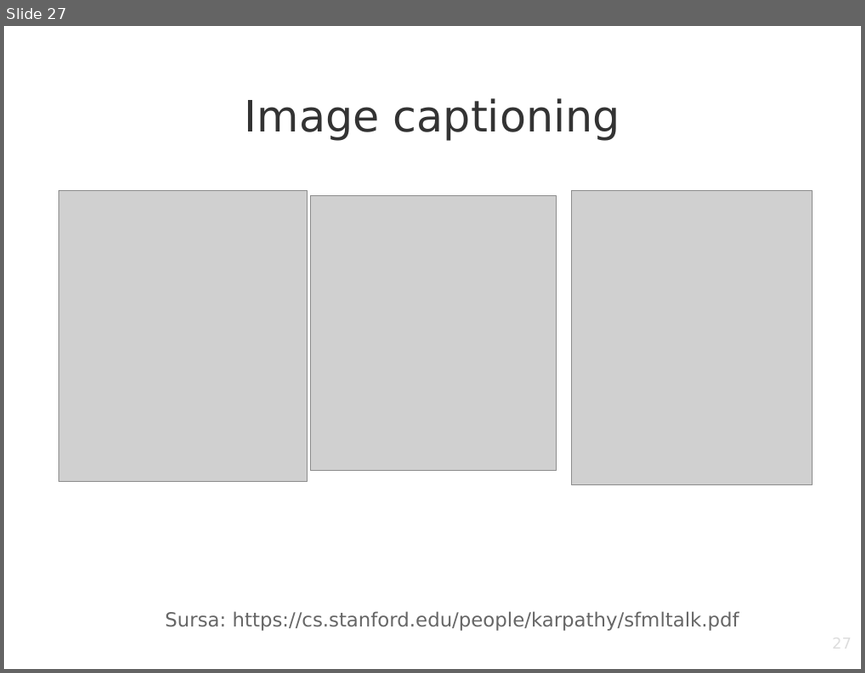
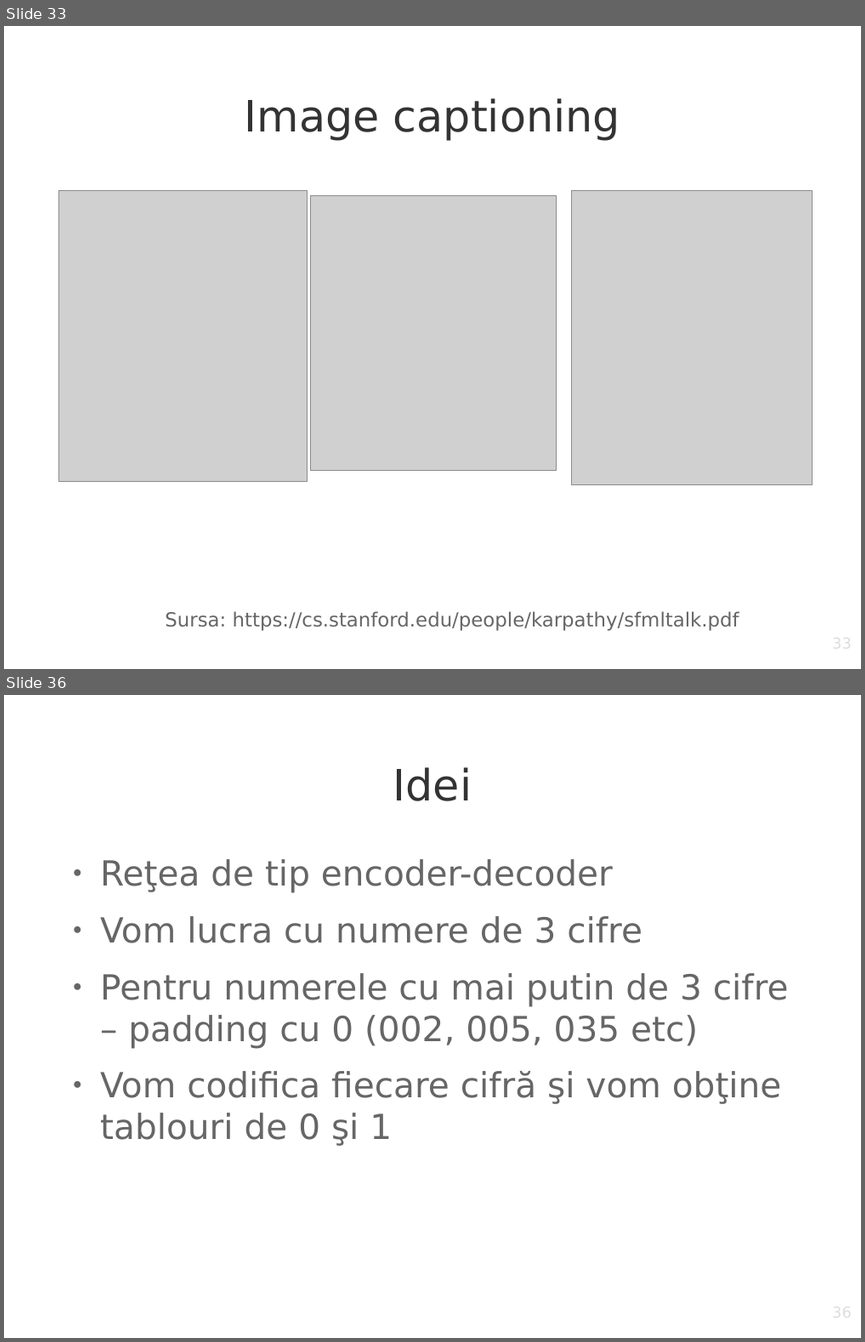
Before and after one commit to mdiannna/MicrolabTalksNN21, a slide deck: Prezentare NN- Microlab 21 dec.odp. Shown one above the other, each under a label of ours: slide 27 before the commit, slides 33 and 36 after it; the slides between them are not shown. The pictures are 865x673 and 865x1342 pixels, drawn with LibreOffice and Linux fonts; fonts in the diff are those of the drawing; grey boxes stand for pictures; background and template pictures are left out. Boxes give left, top, right and bottom in pixels: in the first picture for what was removed or moved away, otherwise in the second. Text is boxed around its words. In the diff, an @@ line names an element or a change of style, - is before the commit and + after.

```diff
--- a/Prezentare NN- Microlab 21 dec.odp
+++ b/Prezentare NN- Microlab 21 dec.odp
@@ slide 36 added at (4, 695, 861, 1338), background picture (left out) @@
@@ title added at (393, 767, 472, 801), 40 pt, text #333333 @@
+Idei
@@ text added at (100, 859, 789, 1145), 32 pt, text #666666 @@
+● Reţea de tip encoder-decoder
+● Vom lucra cu numere de 3 cifre
+● Pentru numerele cu mai putin de 3 cifre – padding cu 0 (002, 005, 035 etc)
+● Vom codifica fiecare cifră şi vom obţine tablouri de 0 şi 1
@@ page number added at (653, 1303, 852, 1338), 14 pt, text #DDDDDD @@
+36
@@ what was slide 27 is now slide 33 @@
@@ page number at (653, 634, 852, 669): text changed @@
-27
+33
```
Also in this commit, not shown: 2 slides changed, 28 other slides added, 9 slides removed, 6 other files.
